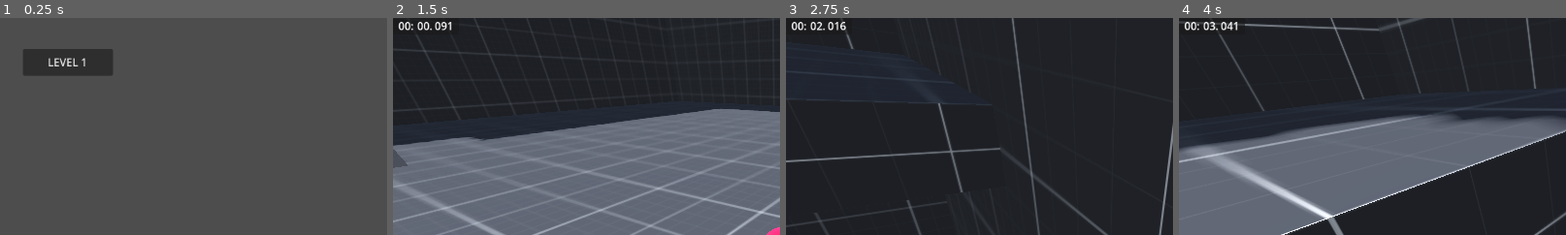
Above: before the commit, frames 1-4 (left to right).
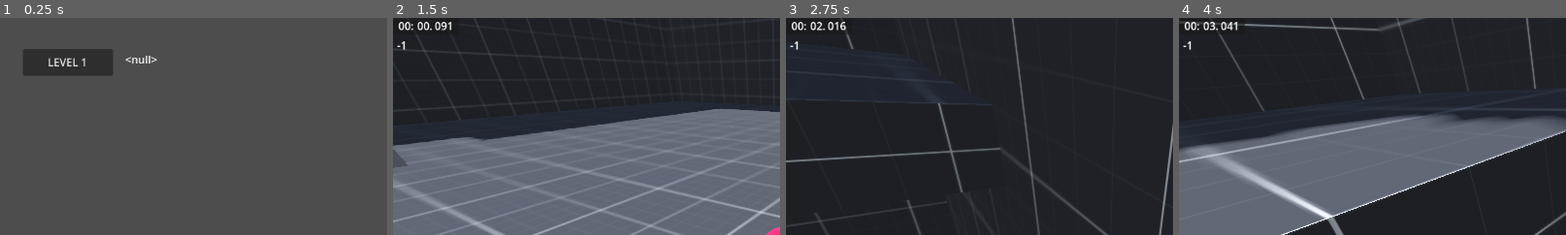
Above: after the commit, the same moments.

Repository: fearbucker/FirstPersonPlatformer
Game: Godot game, scene res://Levels/Level Select.tscn
The game is run twice, just before and just after one commit, with the same random seed, the same clock (stepped at 60 frames per second) and the same inputs. This scene is started directly instead of the project's main scene. A sky picture missing from this copy of the repository is replaced by a grey-blue gradient.
Inputs (mouse positions are % of the whole screen's width and height, from its top left):
- Up to frame 1 (0.25 s): no input
- Up to frame 2 (1.5 s): click "LEVEL 1" at 0.5 s; move the mouse to (55, 50) at 1.27 s; hold W (move_forward) from 1.28 s (still down); click (55, 50) at 1.35 s
- Up to frame 3 (2.75 s): keep holding W (move_forward); tap Space (jump) at 1.52, 2.27 s; move the mouse to (45, 50) at 2.02 s; tap Ctrl (crouch) at 2.1 s; click (45, 50) at 2.17 s
- Up to frame 4 (4 s): keep holding W (move_forward); move the mouse to (52, 48) at 2.77 s; tap E (ePress) at 2.85 s; click (52, 48) at 2.92 s; move the mouse to (49, 52) at 3.52 s; tap Q (hook) at 3.6 s; click (49, 52) at 3.67 s; tap Space (jump) at 3.77 s
The pictures show only the part of the screen within x 0-50%, y 0-50%; the shares and areas given below are measured in that part.

The runs differ from the first frame. In frame 1, 0.1% of the frame differs, in the area x 32-41%, y 17-21%; in frame 2, less than 0.1%; in frame 3, less than 0.1%; in frame 4, less than 0.1%.

Commit message:
Created working best attempt timer

Diff:
--- a/Levels/Level Select.gd
+++ b/Levels/Level Select.gd
@@ -1,11 +1,14 @@
 extends Control
 @onready var level_1 = $"Level 1"
+@onready var level_1_best_time = $"Level 1 Best Time"
 
+var lvl1save = "user://lvl1.save"
+var lvl1time
 
 # Called when the node enters the scene tree for the first time.
 func _ready():
-	pass # Replace with function body.
-
+	load_score1()
+	level_1_best_time.text = str(lvl1time)
 
 # Called every frame. 'delta' is the elapsed time since the previous frame.
 func _process(delta):
@@ -13,3 +16,10 @@
 
 func _on_level_1_pressed():
 	get_tree().change_scene_to_file("res://Levels/Main/L_Main.tscn")
+
+func load_score1():
+	if FileAccess.file_exists(lvl1save):
+		var file = FileAccess.open(lvl1save, FileAccess.READ)
+		if file:
+			lvl1time = file.get_float()
+			file.close()
--- a/Levels/Level Select.tscn
+++ b/Levels/Level Select.tscn
@@ -26,4 +26,11 @@
 grow_vertical = 2
 text = "LEVEL 1"
 
+[node name="Level 1 Best Time" type="Label" parent="."]
+layout_mode = 0
+offset_left = 186.0
+offset_top = 50.0
+offset_right = 226.0
+offset_bottom = 73.0
+
 [connection signal="pressed" from="Level 1" to="." method="_on_level_1_pressed"]
--- a/Levels/Main/L_Main.tscn
+++ b/Levels/Main/L_Main.tscn
@@ -341,6 +341,13 @@
 text = "000"
 horizontal_alignment = 2
 
+[node name="BestTime" type="Label" parent="CanvasLayer/Panel"]
+layout_mode = 0
+offset_left = 6.0
+offset_top = 29.0
+offset_right = 46.0
+offset_bottom = 52.0
+
 [node name="VictoryZone" type="Area3D" parent="."]
 transform = Transform3D(1, 0, 0, 0, 1, 0, 0, 0, 1, 136.144, 45.1718, 12.0625)
 
--- a/Levels/Main/timer.gd
+++ b/Levels/Main/timer.gd
@@ -4,7 +4,13 @@
 var minutes : int = 0
 var seconds: int = 0
 var msec: int = 0
+var best_time : float = -1
+var save_path = "user://lvl1.save"
+var curr_time
+var curr_time_path = "user://currtime.save"
 
+func _ready():
+	load_best_time()
 
 # Called every frame. 'delta' is the elapsed time since the previous frame.
 func _process(delta):
@@ -15,9 +21,38 @@
 	$Minutes.text = "%02d:" % minutes
 	$Seconds.text = "%02d." % seconds
 	$Msecs.text = "%03d" % msec
+	$BestTime.text = str(best_time)
 
 func stop() -> void:
 	set_process(false)
 
 func _on_victory_zone_area_entered(area):
 	stop()
+	save_curr_time()
+	if best_time < 0 or time < best_time:
+		best_time = time
+		save_best_time()
+		$BestTime.text = str(best_time)
+
+	Input.set_mouse_mode(Input.MOUSE_MODE_VISIBLE)
+	get_tree().change_scene_to_file("res://Levels/Transitions/lvl_1_2_transition.tscn")
+
+
+func save_best_time() -> void:
+	var file = FileAccess.open(save_path, FileAccess.WRITE_READ)
+	file.store_float(best_time)
+
+func load_best_time():
+	if FileAccess.file_exists(save_path):
+		var file = FileAccess.open(save_path, FileAccess.READ)
+		if file:
+			best_time = file.get_float()
+			file.close()
+
+func save_curr_time():
+	var file = FileAccess.open(curr_time_path, FileAccess.WRITE_READ)
+	file.store_float(time)
+
+func load_curr_time():
+	var file = FileAccess.open(curr_time_path, FileAccess.READ)
+	curr_time = file.get_float()
--- /dev/null
+++ b/Levels/Transitions/lvl_1_2_transition.gd
@@ -0,0 +1,40 @@
+extends Control
+@onready var your_time_was = $"Your Time Was"
+@onready var retry = $Retry
+@onready var next_level = $"Next Level"
+@onready var your_best_time_was = $"Your Best Time was"
+
+var lvl1save = "user://lvl1.save"
+var lvl1time
+var curr_time_path = "user://currtime.save"
+var curr_time
+# Called when the node enters the scene tree for the first time.
+func _ready():
+	load_score1()
+	your_best_time_was.text = "Your best time was: " + str(lvl1time)
+	load_curr_time()
+	your_time_was.text = "Your time was: " + str(curr_time)
+
+# Called every frame. 'delta' is the elapsed time since the previous frame.
+func _process(delta):
+	pass
+
+func load_curr_time():
+	var file = FileAccess.open(curr_time_path, FileAccess.READ)
+	curr_time = file.get_float()
+
+func load_score1():
+	if FileAccess.file_exists(lvl1save):
+		var file = FileAccess.open(lvl1save, FileAccess.READ)
+		lvl1time = file.get_float()
+
+
+func _on_retry_pressed():
+	get_tree().change_scene_to_file("res://Levels/Main/L_Main.tscn")
+
+func _on_next_level_pressed(): # TODO MAKE NEXT LEVEL
+	pass # Replace with function body.
+
+
+func _on_main_menu_pressed():
+	get_tree().change_scene_to_file("res://Levels/Main Scene.tscn")
--- /dev/null
+++ b/Levels/Transitions/lvl_1_2_transition.tscn
@@ -0,0 +1,57 @@
+[gd_scene load_steps=2 format=3 uid="uid://by1n111h3rt72"]
+
+[ext_resource type="Script" path="res://Levels/Transitions/lvl_1_2_transition.gd" id="1_am34o"]
+
+[node name="Lvl1-2Transition" type="Control"]
+layout_mode = 3
+anchors_preset = 15
+anchor_right = 1.0
+anchor_bottom = 1.0
+grow_horizontal = 2
+grow_vertical = 2
+script = ExtResource("1_am34o")
+
+[node name="Your Time Was" type="Label" parent="."]
+layout_mode = 0
+offset_left = 123.0
+offset_top = 231.0
+offset_right = 245.0
+offset_bottom = 257.0
+text = "Your Time was: "
+
+[node name="Retry" type="Button" parent="."]
+layout_mode = 0
+offset_left = 114.0
+offset_top = 366.0
+offset_right = 206.0
+offset_bottom = 403.0
+text = "RETRY"
+
+[node name="Next Level" type="Button" parent="."]
+layout_mode = 0
+offset_left = 105.0
+offset_top = 429.0
+offset_right = 323.0
+offset_bottom = 493.0
+text = "NEXT LEVEL
+"
+
+[node name="Your Best Time was" type="Label" parent="."]
+layout_mode = 0
+offset_left = 126.0
+offset_top = 285.0
+offset_right = 166.0
+offset_bottom = 308.0
+text = "Your Best Time was: "
+
+[node name="MAIN MENU" type="Button" parent="."]
+layout_mode = 0
+offset_left = 608.0
+offset_top = 315.0
+offset_right = 712.0
+offset_bottom = 346.0
+text = "MAIN MENU"
+
+[connection signal="pressed" from="Retry" to="." method="_on_retry_pressed"]
+[connection signal="pressed" from="Next Level" to="." method="_on_next_level_pressed"]
+[connection signal="pressed" from="MAIN MENU" to="." method="_on_main_menu_pressed"]
